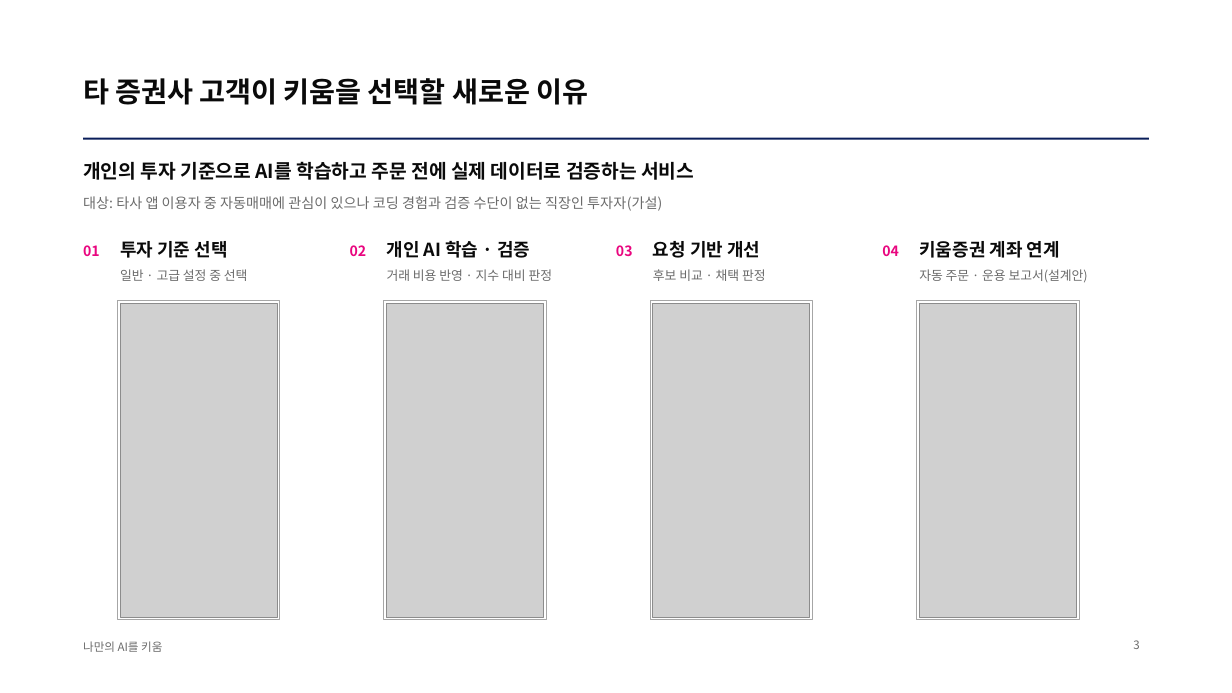
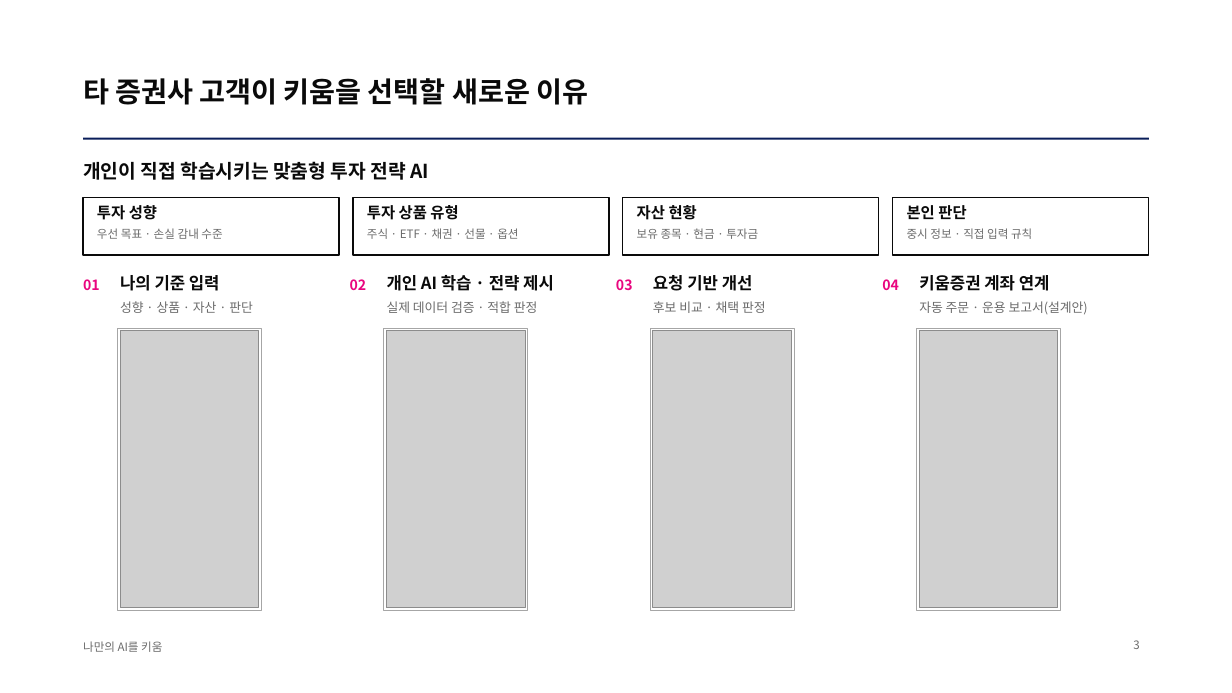
Before and after one commit to kjhoeakjy/why-kw, a slide deck: slide 3 of docs/deck/WhyKiwoom_AI_FACTORY.pptx. Drawn at 1232x693 pixels with LibreOffice and Linux fonts; fonts in the diff are those of the drawing; grey boxes stand for pictures; background and template pictures are left out. Boxes give left, top, right and bottom in pixels: in the first picture for what was removed or moved away, otherwise in the second. Text is boxed around its words. In the diff, an @@ line names an element or a change of style, - is before the commit and + after.

```diff
--- a/docs/deck/WhyKiwoom_AI_FACTORY.pptx
+++ b/docs/deck/WhyKiwoom_AI_FACTORY.pptx
@@ text at bbox=[83, 161, 429, 180]: text changed @@
-개인의 투자 기준으로 AI를 학습하고 주문 전에 실제 데이터로 검증하는 서비스
+개인이 직접 학습시키는 맞춤형 투자 전략 AI
@@ text removed at bbox=[83, 196, 662, 211] @@
-대상: 타사 앱 이용자 중 자동매매에 관심이 있으나 코딩 경험과 검증 수단이 없는 직장인 투자자(가설)
@@ rectangle added at bbox=[83, 198, 339, 255], fill #FFFFFF, outline #0A0A0A 1 pt @@
@@ text added at bbox=[97, 205, 157, 220], 12 pt, text #0A0A0A, bold @@
+투자 성향
@@ rectangle added at bbox=[353, 198, 609, 255], fill #FFFFFF, outline #0A0A0A 1 pt @@
@@ text added at bbox=[367, 205, 458, 220], 12 pt, text #0A0A0A, bold @@
+투자 상품 유형
@@ rectangle added at bbox=[623, 198, 879, 255], fill #FFFFFF, outline #0A0A0A 1 pt @@
@@ text added at bbox=[637, 205, 697, 220], 12 pt, text #0A0A0A, bold @@
+자산 현황
@@ rectangle added at bbox=[893, 198, 1149, 255], fill #FFFFFF, outline #0A0A0A 1 pt @@
@@ text added at bbox=[907, 205, 966, 219], 12 pt, text #0A0A0A, bold @@
+본인 판단
@@ text at bbox=[97, 228, 222, 239]: text changed; size 14 to 9 pt; text colour #0A0A0A to #6B6B6B; bold off @@
-투자 기준 선택
+우선 목표 · 손실 감내 수준
@@ text added at bbox=[367, 228, 518, 239], 9 pt, text #6B6B6B @@
+주식 · ETF · 채권 · 선물 · 옵션
@@ text added at bbox=[637, 228, 758, 239], 9 pt, text #6B6B6B @@
+보유 종목 · 현금 · 투자금
@@ text added at bbox=[907, 228, 1032, 239], 9 pt, text #6B6B6B @@
+중시 정보 · 직접 입력 규칙
@@ text removed at bbox=[120, 269, 248, 281] @@
-일반 · 고급 설정 중 선택
@@ text removed at bbox=[387, 269, 553, 281] @@
-거래 비용 반영 · 지수 대비 판정
@@ text added at bbox=[120, 275, 220, 291], 13 pt, text #0A0A0A, bold @@
+나의 기준 입력
@@ text at bbox=[387, 275, 554, 291]: text changed; size 14 to 13 pt @@
-개인 AI 학습 · 검증
+개인 AI 학습 · 전략 제시
@@ text "후보 비교 · 채택 판정": place and size @@
-text "후보 비교 · 채택 판정" at bbox=[653, 269, 766, 281]
+text "후보 비교 · 채택 판정" at bbox=[653, 301, 766, 313]
@@ text "요청 기반 개선" at bbox=[653, 275, 753, 291]: size 14 to 13 pt @@
@@ 6 texts: place and size @@
-6 texts at bbox=[83, 241, 1060, 258]
+6 texts at bbox=[83, 275, 1050, 291]
@@ text "자동 주문 · 운용 보고서(설계안)": place and size @@
-text "자동 주문 · 운용 보고서(설계안)" at bbox=[919, 269, 1088, 282]
+text "자동 주문 · 운용 보고서(설계안)" at bbox=[919, 301, 1088, 314]
@@ text "키움증권 계좌 연계" at bbox=[919, 275, 1050, 291]: size 14 to 13 pt @@
@@ rectangle: place and size @@
-rectangle at bbox=[117, 300, 280, 620]
+rectangle at bbox=[117, 328, 262, 611]
@@ text added at bbox=[120, 301, 253, 313], 10 pt, text #6B6B6B @@
+성향 · 상품 · 자산 · 판단
@@ rectangle: place and size @@
-rectangle at bbox=[384, 300, 546, 620]
+rectangle at bbox=[384, 328, 528, 611]
@@ text added at bbox=[387, 301, 538, 313], 10 pt, text #6B6B6B @@
+실제 데이터 검증 · 적합 판정
@@ rectangle: place and size @@
-rectangle at bbox=[651, 300, 813, 620]
+rectangle at bbox=[651, 328, 795, 611]
@@ rectangle: place and size @@
-rectangle at bbox=[917, 300, 1080, 620]
+rectangle at bbox=[917, 328, 1061, 611]
@@ picture: place and size @@
-picture at bbox=[120, 303, 277, 617]
+picture at bbox=[120, 331, 259, 608]
@@ picture: place and size @@
-picture at bbox=[386, 303, 543, 617]
+picture at bbox=[386, 331, 525, 608]
@@ picture: place and size @@
-picture at bbox=[653, 303, 811, 617]
+picture at bbox=[653, 331, 792, 608]
@@ picture: place and size @@
-picture at bbox=[920, 303, 1077, 617]
+picture at bbox=[920, 331, 1058, 608]
```
Also in this commit, not shown: 3 other slides changed, 5 other files.
